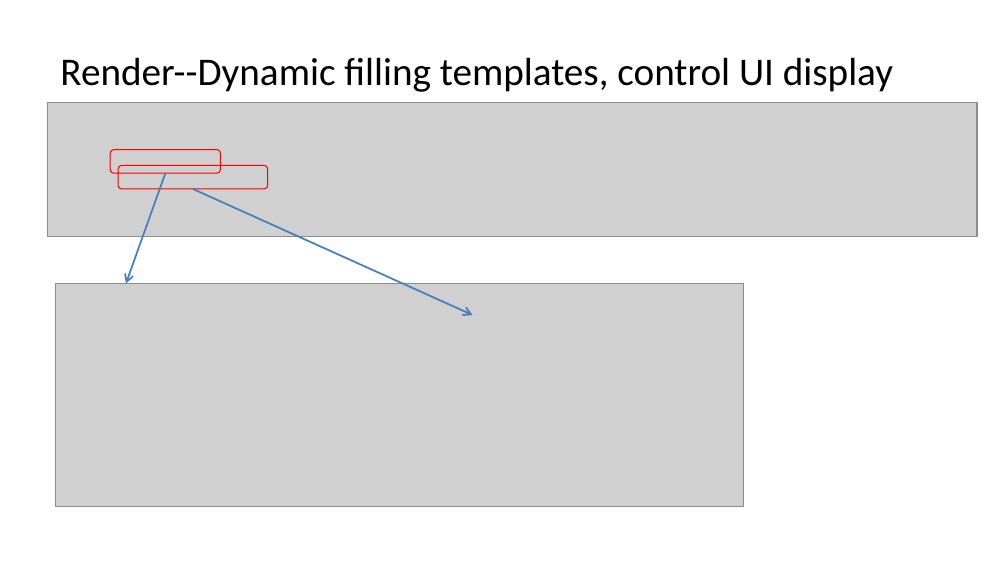
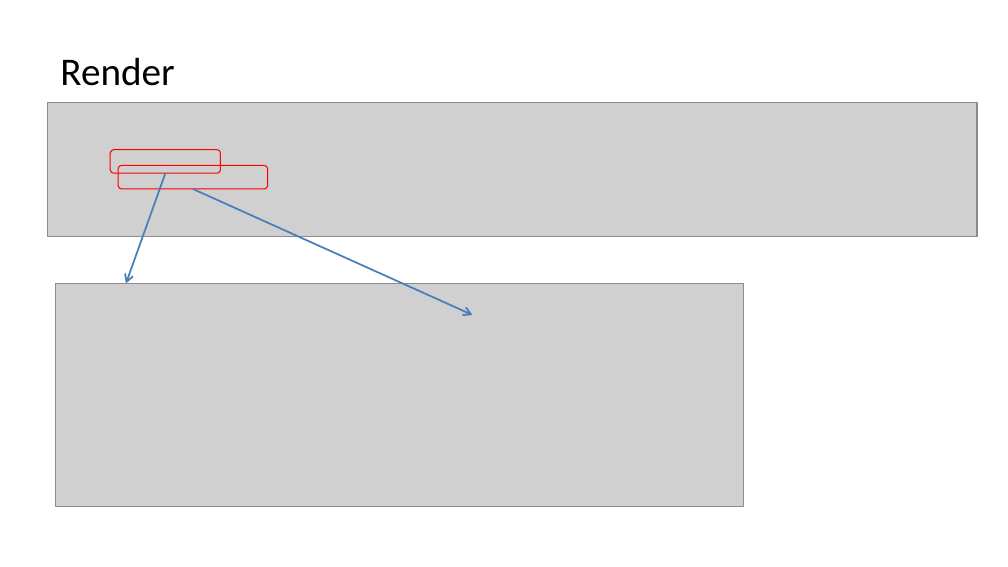
Before and after one commit to qicosmos/cppcon2018, a slide deck: slide 59 of cppcon2018.pptx (slide 58 before the commit). Drawn at 1008x567 pixels with LibreOffice and Linux fonts; fonts in the diff are those of the drawing; grey boxes stand for pictures. Boxes give left, top, right and bottom in pixels: in the first picture for what was removed or moved away, otherwise in the second. Text is boxed around its words. In the diff, an @@ line names an element or a change of style, - is before the commit and + after.

Commit message:
update

```diff
--- a/cppcon2018.pptx
+++ b/cppcon2018.pptx
@@ title at <box>60,57,174,86</box>: text changed @@
-Render--Dynamic filling templates, control UI display
+Render
```
Also in this commit, not shown: 3 slides added, 1 slide removed.
